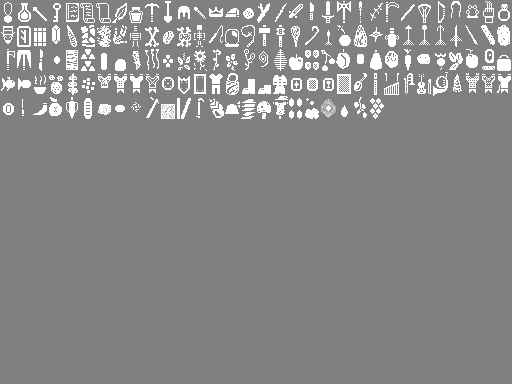
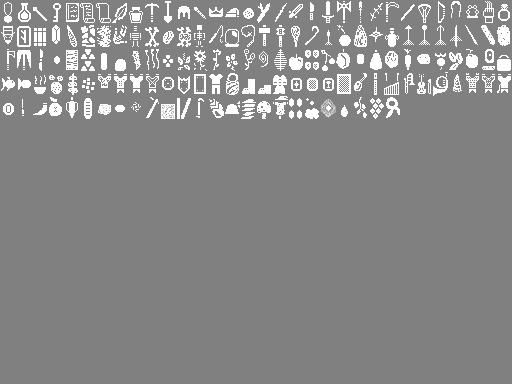
Layered file, before and after one edit (512×384). Changes by layer:
painted on "Background" over (386, 97, 400, 118)
